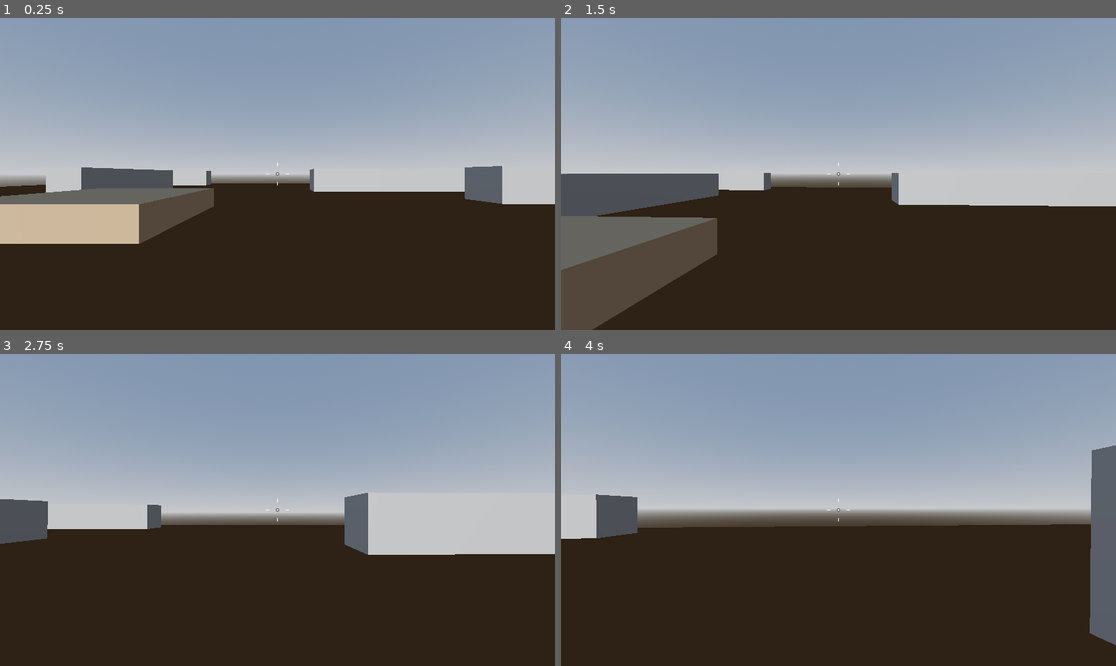
Above: before the commit, frames 1-4 (two rows, left to right).
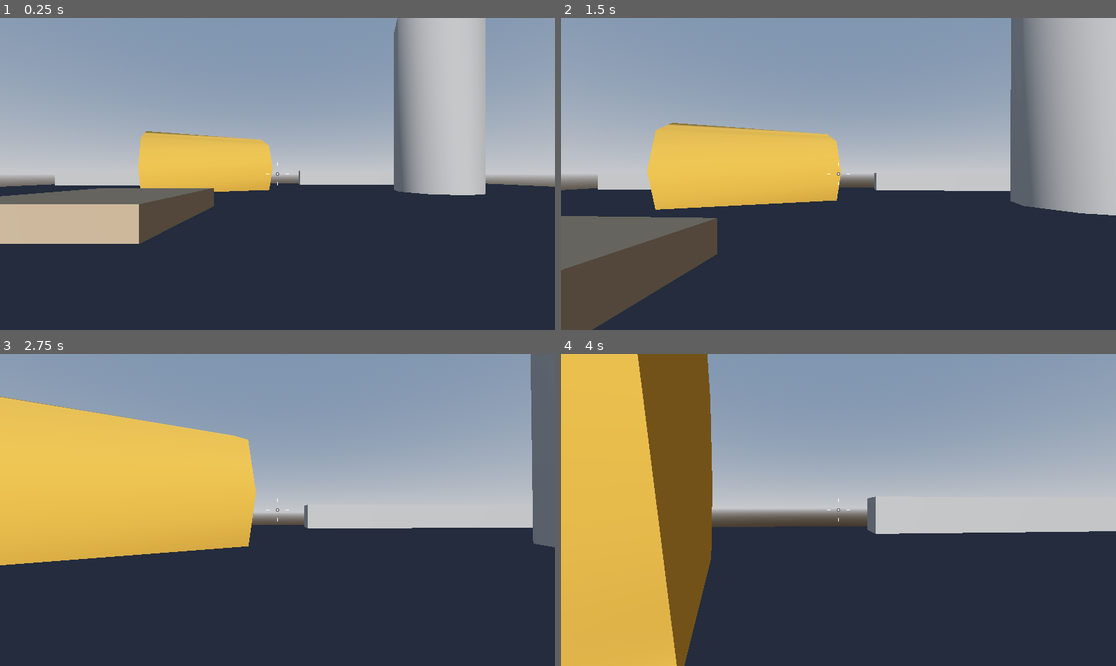
Above: after the commit, the same moments.

Repository: tiagoskaterock/robo-rampage-3d
Game: Godot game, scene res://Levels/Sandbox.tscn
The game is run twice, just before and just after one commit, with the same random seed, the same clock (stepped at 60 frames per second) and the same inputs.
Inputs (mouse positions are in pixels of both pictures, inside the frame that each line leads up to):
- Up to frame 1 (0.25 s): no input
- Up to frame 2 (1.5 s): move the mouse to (866, 174) at 0.52 s; hold Keypad 5 (up) from 0.53 s (still down); tap Keypad 0 (jump) at 0.77 s; move the mouse to (810, 174) at 1.27 s
- Up to frame 3 (2.75 s): keep holding Keypad 5 (up); tap Keypad 0 (jump) at 1.52 s; move the mouse to (288, 503) at 2.02 s
- Up to frame 4 (4 s): keep holding Keypad 5 (up); move the mouse to (832, 516) at 2.77 s; tap Keypad 0 (jump) at 3.02, 3.77 s; move the mouse to (877, 513) at 3.52 s

The runs differ from the first frame. In frame 1, 52% of the frame differs, in the area x 0-100%, y 0-100%; in frame 2, 52%; in frame 3, 64%; in frame 4, 63%.

Commit message:
73. Making a Prototyping Sandbox

Diff:
--- /dev/null
+++ b/Levels/Materials/grey_material.tres
@@ -0,0 +1,4 @@
+[gd_resource type="StandardMaterial3D" format=3 uid="uid://cj8d66f6srjxy"]
+
+[resource]
+albedo_color = Color(0.254372, 0.253141, 0.27569, 1)
--- /dev/null
+++ b/Levels/Materials/orange_material_3d.tres
@@ -0,0 +1,4 @@
+[gd_resource type="StandardMaterial3D" format=3 uid="uid://ja747rjvklco"]
+
+[resource]
+albedo_color = Color(0.822116, 0.594456, 0.213576, 1)
--- /dev/null
+++ b/Levels/Materials/yellow_material.tres
@@ -0,0 +1,4 @@
+[gd_resource type="StandardMaterial3D" format=3 uid="uid://bmdqk7qp0ncxn"]
+
+[resource]
+albedo_color = Color(0.795286, 0.782512, 0, 1)
--- a/Levels/Sandbox.tscn
+++ b/Levels/Sandbox.tscn
@@ -1,7 +1,10 @@
-[gd_scene load_steps=11 format=3 uid="uid://bqfuurbh1tu7v"]
+[gd_scene load_steps=13 format=3 uid="uid://bqfuurbh1tu7v"]
 
 [ext_resource type="PackedScene" uid="uid://db75qmu2iocgr" path="res://Player/player.tscn" id="1_t3iey"]
+[ext_resource type="Material" uid="uid://ja747rjvklco" path="res://Levels/Materials/orange_material_3d.tres" id="2_p1taj"]
 [ext_resource type="Script" path="res://Player/CrossHair.gd" id="3_0fitx"]
+[ext_resource type="Material" uid="uid://cj8d66f6srjxy" path="res://Levels/Materials/grey_material.tres" id="3_6de5n"]
+[ext_resource type="Material" uid="uid://bmdqk7qp0ncxn" path="res://Levels/Materials/yellow_material.tres" id="3_e8lmn"]
 
 [sub_resource type="ProceduralSkyMaterial" id="ProceduralSkyMaterial_segxe"]
 sky_horizon_color = Color(0.64625, 0.65575, 0.67075, 1)
@@ -15,9 +18,6 @@
 sky = SubResource("Sky_decom")
 tonemap_mode = 2
 glow_enabled = true
-
-[sub_resource type="StandardMaterial3D" id="StandardMaterial3D_88788"]
-albedo_color = Color(0.311035, 0.19188, 0.058279, 1)
 
 [sub_resource type="StandardMaterial3D" id="StandardMaterial3D_qwre2"]
 albedo_color = Color(0.615686, 0.521569, 0.419608, 1)
@@ -40,69 +40,74 @@
 
 [node name="Player" parent="." instance=ExtResource("1_t3iey")]
 
-[node name="Walls" type="Node3D" parent="."]
+[node name="Objects" type="Node3D" parent="."]
 transform = Transform3D(1, 0, 0, 0, 1, 0, 0, 0, 1, -13.964, 5.24587, 0)
 
-[node name="CSGBox3D2" type="CSGBox3D" parent="Walls"]
-transform = Transform3D(1, 0, 0, 0, 1, 0, 0, 0, 1, 35.052, -3.04336, -11.0315)
+[node name="CSGBox3D2" type="CSGBox3D" parent="Objects"]
+transform = Transform3D(1, 0, 0, 0, 1, 0, 0, 0, 1, 24.4555, -3.04336, 2.86718)
 use_collision = true
 size = Vector3(20, 2, 2)
 
-[node name="CSGBox3D3" type="CSGBox3D" parent="Walls"]
-transform = Transform3D(1, 0, 0, 0, 1, 0, 0, 0, 1, 33.9652, -2.91988, 20.8401)
-use_collision = true
-size = Vector3(2, 2, 20)
-
-[node name="CSGBox3D11" type="CSGBox3D" parent="Walls"]
+[node name="CSGBox3D11" type="CSGBox3D" parent="Objects"]
 transform = Transform3D(1, 0, 0, 0, 1, 0, 0, 0, 1, 41.3149, -2.91988, 3.97899)
 use_collision = true
 size = Vector3(2, 2, 20)
 
-[node name="CSGBox3D8" type="CSGBox3D" parent="Walls"]
-transform = Transform3D(1, 0, 0, 0, 1, 0, 0, 0, 1, 22.3274, -2.91988, 6.80216)
-use_collision = true
-size = Vector3(2, 2, 20)
-
-[node name="CSGBox3D5" type="CSGBox3D" parent="Walls"]
-transform = Transform3D(1, 0, 0, 0, 1, 0, 0, 0, 1, 10.3607, -2.89664, 16.5666)
-use_collision = true
-size = Vector3(2, 2, 27.4237)
-
-[node name="CSGBox3D4" type="CSGBox3D" parent="Walls"]
-transform = Transform3D(1, 0, 0, 0, 1, 0, 0, 0, 1, -11.4678, -2.92529, 13.0336)
-use_collision = true
-size = Vector3(20, 2, 2)
-
-[node name="CSGBox3D9" type="CSGBox3D" parent="Walls"]
-transform = Transform3D(1, 0, 0, 0, 1, 0, 0, 0, 1, -7.49842, -2.92529, 23.3557)
-use_collision = true
-size = Vector3(20, 2, 2)
-
-[node name="CSGBox3D6" type="CSGBox3D" parent="Walls"]
+[node name="CSGBox3D6" type="CSGBox3D" parent="Objects"]
 transform = Transform3D(1, 0, 0, 0, 1, 0, 0, 0, 1, -5.49129, -3.01407, -27.9217)
 use_collision = true
 size = Vector3(20, 2, 2)
 
-[node name="CSGBox3D10" type="CSGBox3D" parent="Walls"]
-transform = Transform3D(1, 0, 0, 0, 1, 0, 0, 0, 1, 27.0235, -3.01407, -18.1005)
+[node name="CSGBox3D10" type="CSGBox3D" parent="Objects"]
+transform = Transform3D(1, 0, 0, 0, 1, 0, 0, 0, 1, 27.0235, -3.01407, -28.3803)
 use_collision = true
 size = Vector3(20, 2, 2)
 
-[node name="CSGBox3D7" type="CSGBox3D" parent="Walls"]
+[node name="CSGBox3D7" type="CSGBox3D" parent="Objects"]
 transform = Transform3D(1, 0, 0, 0, 1, 0, 0, 0, 1, -8.35513, -3.06581, -6.45882)
 use_collision = true
 size = Vector3(2, 2, 10)
 
-[node name="CSGBox3D12" type="CSGBox3D" parent="Walls"]
-transform = Transform3D(1, 0, 0, 0, 1, 0, 0, 0, 1, 1.93756, -3.06581, -16.4342)
+[node name="Cilinder" type="CSGCylinder3D" parent="Objects"]
+transform = Transform3D(-0.414884, 0.909874, -3.97719e-08, 0, -4.37114e-08, -1, -0.909874, -0.414884, 1.81351e-08, 7.74531, -1.93257, -18.7086)
 use_collision = true
-size = Vector3(2, 2, 10)
+radius = 3.0
+height = 10.0
+material = ExtResource("2_p1taj")
+
+[node name="Building" type="CSGBox3D" parent="Objects"]
+transform = Transform3D(1, 0, 0, 0, 1, 0, 0, 0, 1, 33.4477, -0.274167, 22.8945)
+use_collision = true
+size = Vector3(10, 8, 10)
+material = ExtResource("3_e8lmn")
+
+[node name="Building2" type="CSGBox3D" parent="Objects"]
+transform = Transform3D(1, 0, 0, 0, 1, 0, 0, 0, 1, 20.8138, -0.84979, 22.8945)
+use_collision = true
+size = Vector3(10, 7, 10)
+material = ExtResource("3_e8lmn")
+
+[node name="Building3" type="CSGBox3D" parent="Objects"]
+transform = Transform3D(1, 0, 0, 0, 1, 0, 0, 0, 1, 8.24639, -1.00793, 22.8945)
+use_collision = true
+size = Vector3(10, 6, 10)
+material = ExtResource("3_e8lmn")
+
+[node name="Silo1" type="CSGCylinder3D" parent="Objects"]
+transform = Transform3D(1, 0, 0, 0, 1, 0, 0, 0, 1, 27.0747, 3.41272, -5.51208)
+radius = 3.0
+height = 15.0
+
+[node name="Silo2" type="CSGCylinder3D" parent="Objects"]
+transform = Transform3D(1, 0, 0, 0, 1, 0, 0, 0, 1, 27.0747, 3.41272, -17.0178)
+radius = 3.0
+height = 15.0
 
 [node name="Floor" type="CSGBox3D" parent="."]
 transform = Transform3D(1, 0, 0, 0, 1, 0, 0, 0, 1, -0.000355721, 0.832057, 0)
 use_collision = true
 size = Vector3(64, 1, 64)
-material = SubResource("StandardMaterial3D_88788")
+material = ExtResource("3_6de5n")
 
 [node name="CenterContainer" type="CenterContainer" parent="."]
 anchors_preset = 15
@@ -123,8 +128,20 @@
 size = Vector3(5, 1, 5)
 material = SubResource("StandardMaterial3D_qwre2")
 
+[node name="Platform5" type="CSGBox3D" parent="PlatformsGroup"]
+transform = Transform3D(1, 0, 0, 0, 1, 0, 0, 0, 1, -21.8457, 0, 33.4746)
+use_collision = true
+size = Vector3(5, 1, 5)
+material = SubResource("StandardMaterial3D_qwre2")
+
 [node name="Platform2" type="CSGBox3D" parent="PlatformsGroup"]
 transform = Transform3D(1, 0, 0, 0, 1, 0, 0, 0, 1, -7.6665, 0, 2.23071)
+use_collision = true
+size = Vector3(5, 2, 5)
+material = SubResource("StandardMaterial3D_0sp1w")
+
+[node name="Platform6" type="CSGBox3D" parent="PlatformsGroup"]
+transform = Transform3D(1, 0, 0, 0, 1, 0, 0, 0, 1, -21.215, 0, 26.6321)
 use_collision = true
 size = Vector3(5, 2, 5)
 material = SubResource("StandardMaterial3D_0sp1w")
@@ -135,8 +152,32 @@
 size = Vector3(5, 3, 5)
 material = SubResource("StandardMaterial3D_noe8r")
 
+[node name="Platform7" type="CSGBox3D" parent="PlatformsGroup"]
+transform = Transform3D(1, 0, 0, 0, 1, 0, 0, 0, 1, -21.3855, 0, 20.0334)
+use_collision = true
+size = Vector3(5, 3, 5)
+material = SubResource("StandardMaterial3D_noe8r")
+
 [node name="Platform4" type="CSGBox3D" parent="PlatformsGroup"]
-transform = Transform3D(1, 0, 0, 0, 1, 0, 0, 0, 1, -5.76585, 0, 15.898)
+transform = Transform3D(1, 0, 0, 0, 1, 0, 0, 0, 1, -1.65916, 0, 9.86039)
 use_collision = true
 size = Vector3(5, 3, 5)
 material = SubResource("StandardMaterial3D_5ayf0")
+
+[node name="Platform8" type="CSGBox3D" parent="PlatformsGroup"]
+transform = Transform3D(1, 0, 0, 0, 1, 0, 0, 0, 1, -14.7488, 1.01917, 21.2132)
+use_collision = true
+size = Vector3(5, 3, 5)
+material = SubResource("StandardMaterial3D_5ayf0")
+
+[node name="Platform9" type="CSGBox3D" parent="PlatformsGroup"]
+transform = Transform3D(1, 0, 0, 0, 1, 0, 0, 0, 1, -11.6352, 1.58582, 29.002)
+use_collision = true
+size = Vector3(5, 4, 5)
+material = SubResource("StandardMaterial3D_5ayf0")
+
+[node name="Platform10" type="CSGBox3D" parent="PlatformsGroup"]
+transform = Transform3D(1, 0, 0, 0, 1, 0, 0, 0, 1, -9.66332, 2.15411, 35.3532)
+use_collision = true
+size = Vector3(5, 5, 5)
+material = SubResource("StandardMaterial3D_5ayf0")
